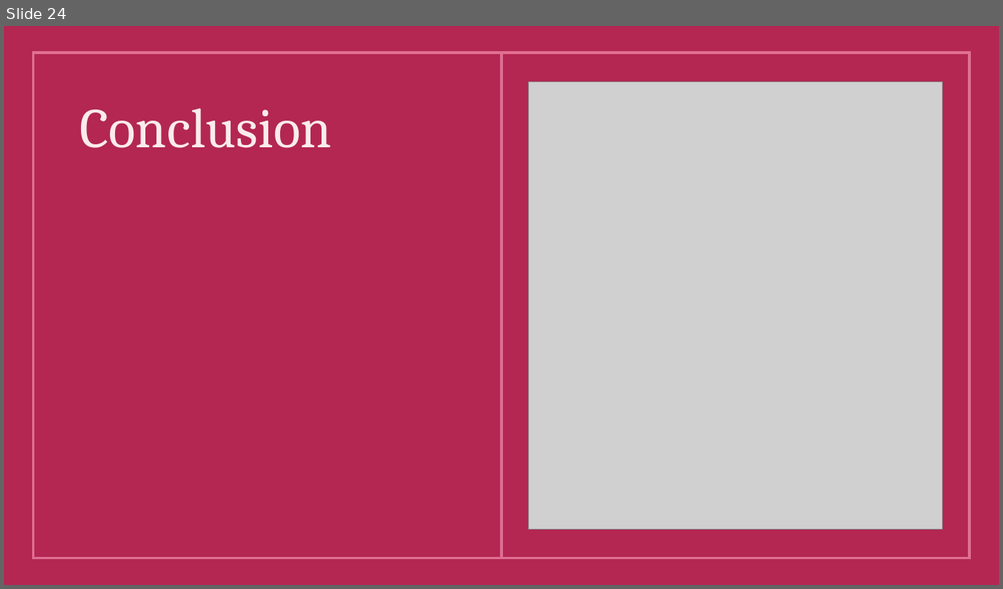
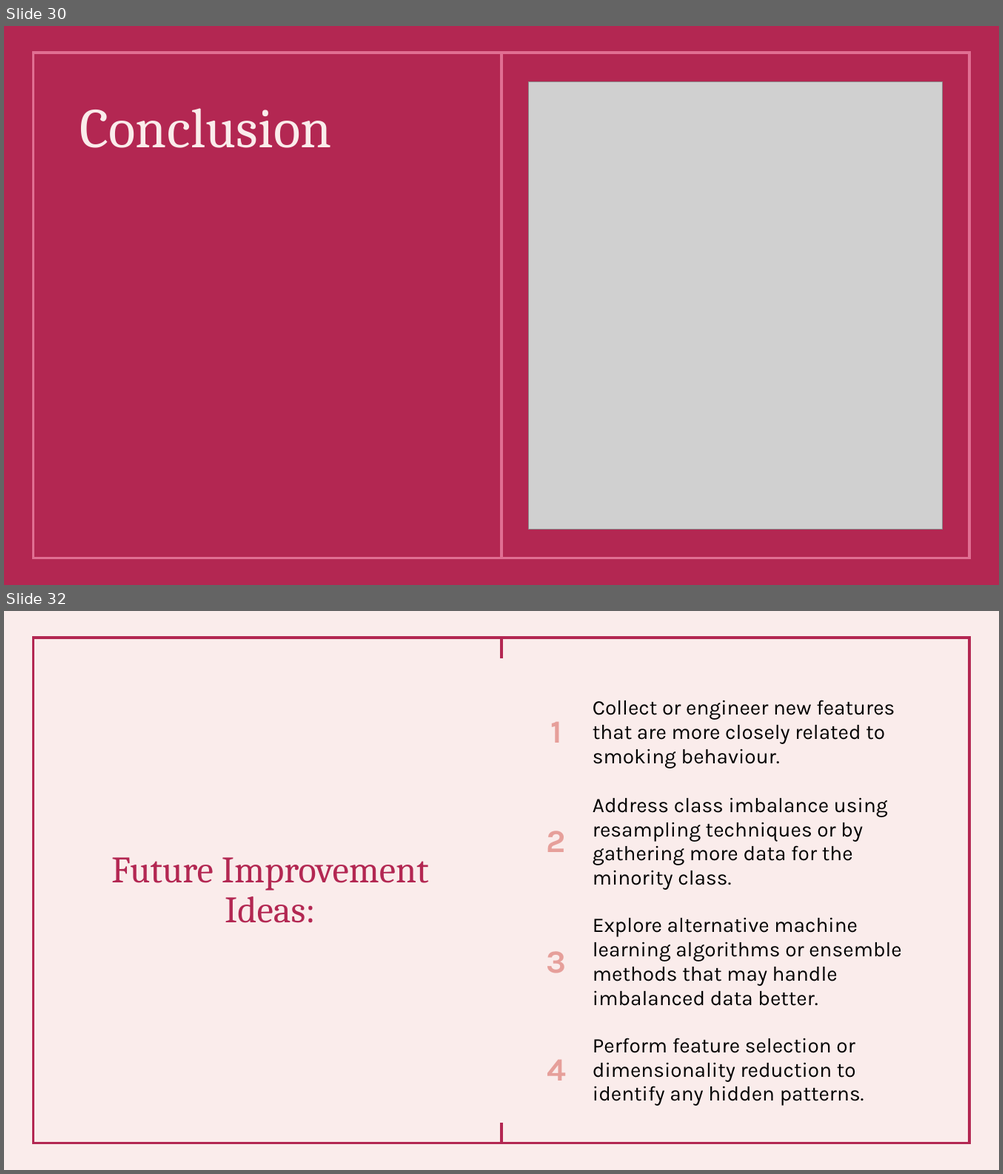
Before and after one commit to FaatimahMajothi98/OKCupid-Machine-Learning-Portfolio-Project, a slide deck: OKCupid-Date-A-Scientist-Starter/OKCupid – Machine Learning Analysis.pptx. Shown one above the other, each under a label of ours: slide 24 before the commit, slides 30 and 32 after it; the slides between them are not shown. The pictures are 1003x589 and 1003x1174 pixels, drawn with LibreOffice and Linux fonts; fonts in the diff are those of the drawing; grey boxes stand for pictures. Boxes give left, top, right and bottom in pixels: in the first picture for what was removed or moved away, otherwise in the second. Text is boxed around its words. In the diff, an @@ line names an element or a change of style, - is before the commit and + after.

```diff
--- a/OKCupid-Date-A-Scientist-Starter/OKCupid – Machine Learning Analysis.pptx
+++ b/OKCupid-Date-A-Scientist-Starter/OKCupid – Machine Learning Analysis.pptx
@@ slide 32 added at (4,611,999,1170), background #FAECEB; not listed: 3 template elements that a slide beside it also shows @@
@@ table added at (531,684,938,1109), 4 rows, 2 columns @@
+1 | Collect or engineer new features that are more closely related to smoking behaviour.
+2 | Address class imbalance using resampling techniques or by gathering more data for the minority class.
+3 | Explore alternative machine learning algorithms or ensemble methods that may handle imbalanced data better.
+4 | Perform feature selection or dimensionality reduction to identify any hidden patterns.
@@ title added at (111,857,429,923), 36 pt, text #B32752 @@
+Future Improvement Ideas:
@@ what was slide 24 is now slide 30 @@
```
Also in this commit, not shown: 5 slides changed, 9 other slides added, 5 slides removed, 1 other file.
